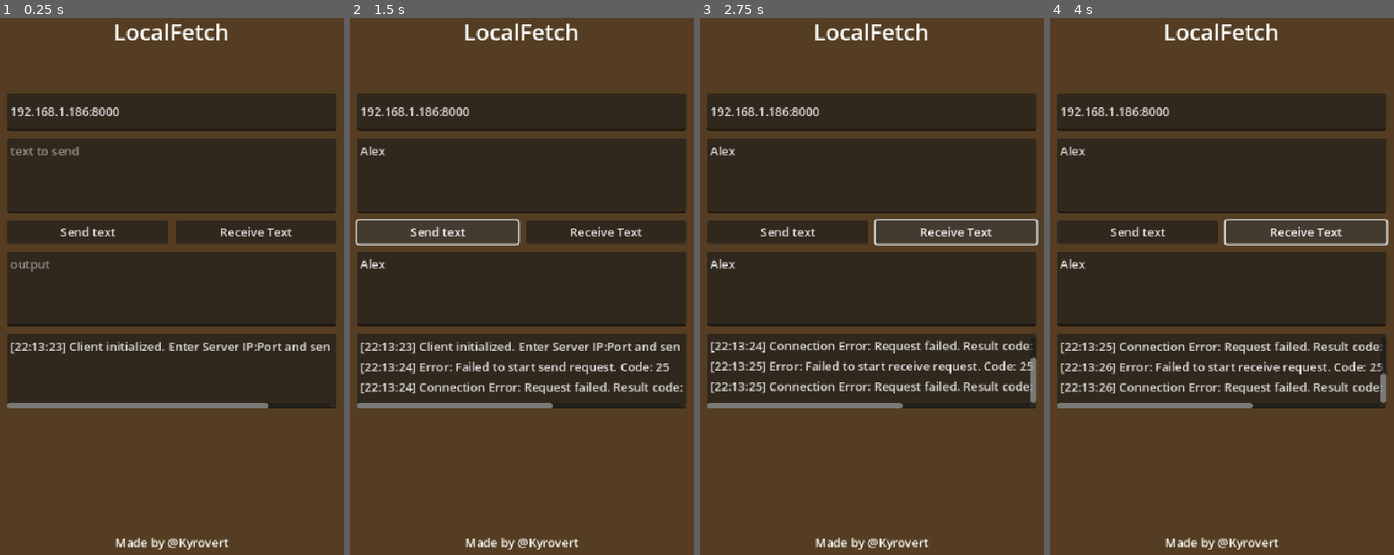
Above: before the commit, frames 1-4 (left to right).
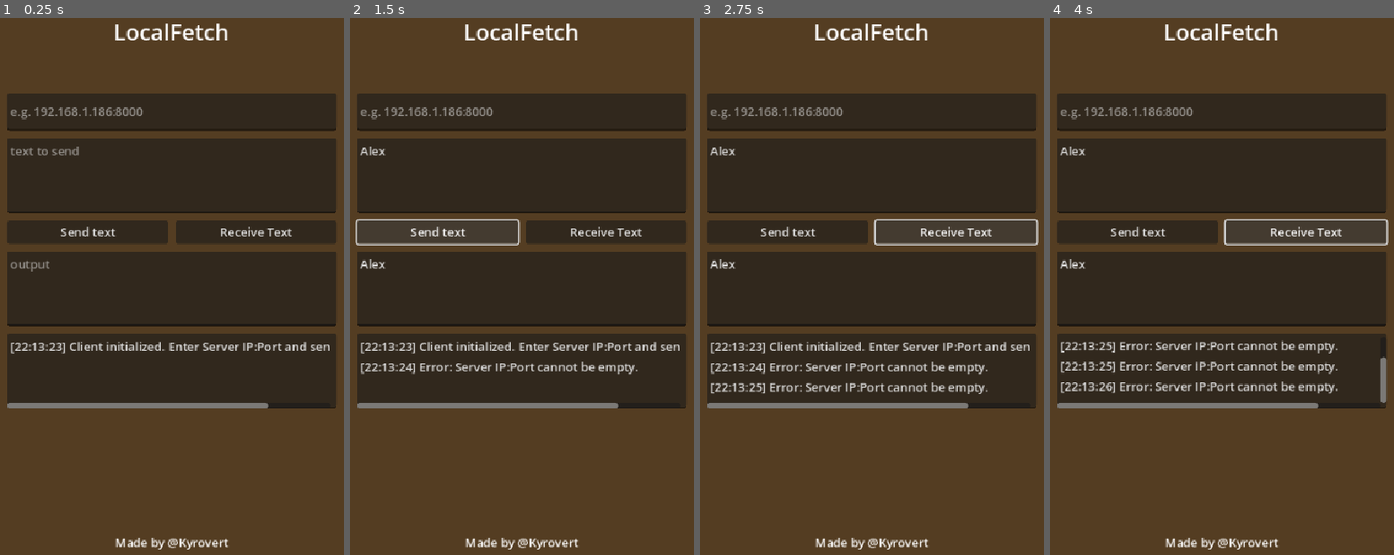
Above: after the commit, the same moments.

Repository: zmn-hamid/LocalFetch
Game: Godot game, scene res://node.tscn
Two runs of this game, one before a commit and one after it. Both use one fixed random seed, a clock stepped at 60 frames per second and the inputs below.
Inputs (mouse positions are in pixels of both pictures, inside the frame that each line leads up to):
- Up to frame 1 (0.25 s): no input
- Up to frame 2 (1.5 s): click (522, 173) at 0.52 s; type "Alex" at 0.6 s; click (522, 286) at 0.75 s; type "Alex" at 0.83 s; click "Send text" at 1.25 s
- Up to frame 3 (2.75 s): click "Receive Text" at 2 s
- Up to frame 4 (4 s): click "Send text" at 2.75 s; click "Receive Text" at 3.5 s

The runs differ from the first frame. In frame 1, 0.4% of the frame differs, in the area x 3-42%, y 16-19%; in frame 2, 2.1%; in frame 3, 3.6%, in the area x 3-98%, y 16-73%; in frame 4, 3.5%.

Commit message:
remove debug section for android debug build + update export presets

Diff:
--- a/LocalFetch_Client/node.gd
+++ b/LocalFetch_Client/node.gd
@@ -15,9 +15,6 @@
     send_button.pressed.connect(_on_send_button_pressed)
     receive_button.pressed.connect(_on_receive_button_pressed)
     http_request_node.request_completed.connect(_on_request_completed)
-
-    if OS.has_feature("debug"): # set ip port for faster debug
-        ipport_input.text = "192.168.1.186:8000"
 
     _log_status("Client initialized. Enter Server IP:Port and send/receive text.")
 
Not shown, changed: LocalFetch_Client/export_presets.cfg
